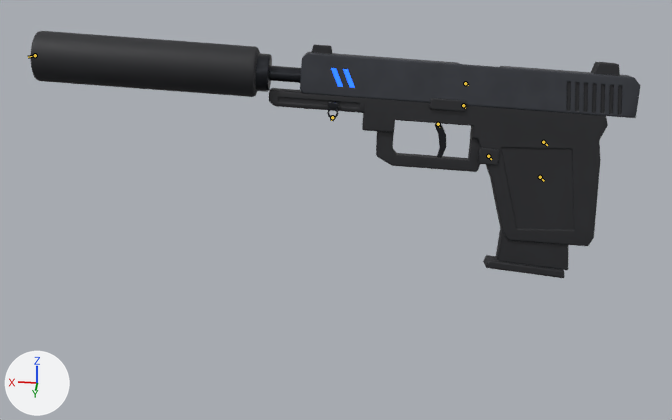
The Blender file art-source/weapons/Ghost.blend as it was, and as the next commit left it.
Camera for both pictures: a 50 mm camera at (0.53, 3.61, 1.43) aimed at (0.84, 0.06, -0.19). Arrows for +X, +Y and +Z are at lower left; the lights stay in place. The older version comes first. Both versions are drawn at frame 14 of the action 'Ghost_ReloadEmpty'; the numbers are the values there. The bones that bend it are drawn over the model as lines.

Names of what the first picture shows: 'Ghost_CharmLoop', 'Ghost_Frame', 'Ghost_Mag', 'Ghost_Slide', 'Ghost_SlideCatch', 'Ghost_SlideNeon', 'Ghost_Suppressor', 'Ghost_Trigger' and 1 more.
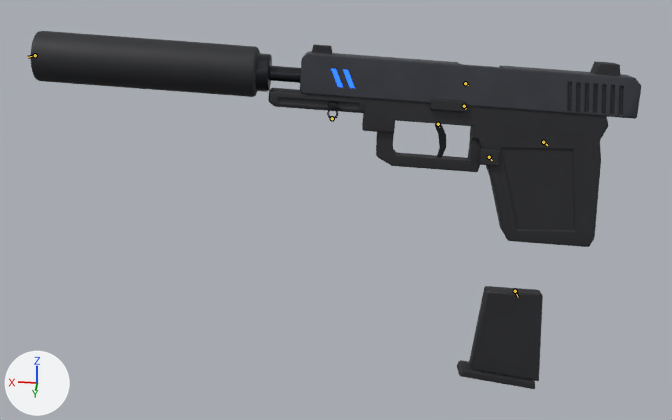
The change, as JSON lines over the scene's bpy script:
```json
{"block": "bone_mag", "where": "bone_mag = bpy.data.objects['Ghost_Rig'].pose.bones['Mag']  # child of 'Root'"}
{"op": "set", "path": "bone_mag.location", "old": "(0.022, 0.0, -0.102)", "new": "(0.067, 0.0, -0.595)"}
{"op": "set", "path": "bone_mag.rotation_euler", "old": "(0.0, -0.0698, 0.0)", "new": "(0.0, -0.105, 0.0)", "note": "degrees (0, -4, 0) -> degrees (0, -6, 0)"}
```

Location of each change, [x1, y1, x2, y2] in pixels of the pictures (672 x 420 px):
```json
{"object": "Ghost_Frame", "change": "posed", "before": [269, 88, 608, 246], "after": [268, 88, 608, 247]}
{"object": "Ghost_Slide", "change": "posed", "before": [300, 44, 640, 118], "after": [300, 44, 641, 119]}
{"object": "Ghost_Mag", "change": "posed", "before": [483, 228, 568, 278], "after": [457, 286, 543, 389]}
{"object": "Ghost_SlideNeon", "change": "posed", "before": [331, 68, 355, 88], "after": [331, 68, 355, 88]}
{"object": "Ghost_CharmLoop", "change": "posed", "before": [327, 101, 339, 119], "after": [327, 102, 339, 119]}
{"bone": "Mag", "before": "(540, 177) to (544, 181)", "after": "(515, 291) to (518, 297)"}
```
